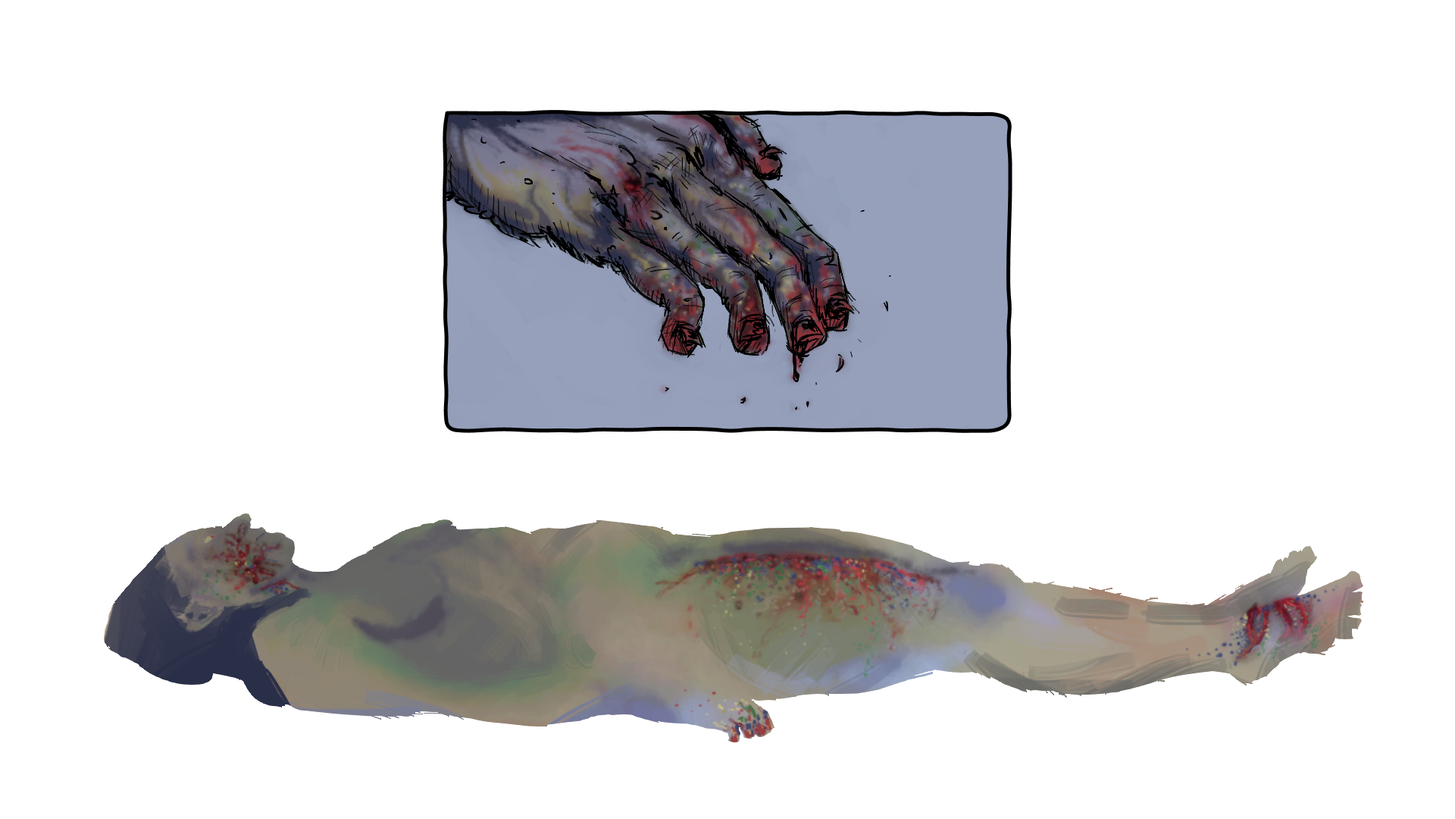
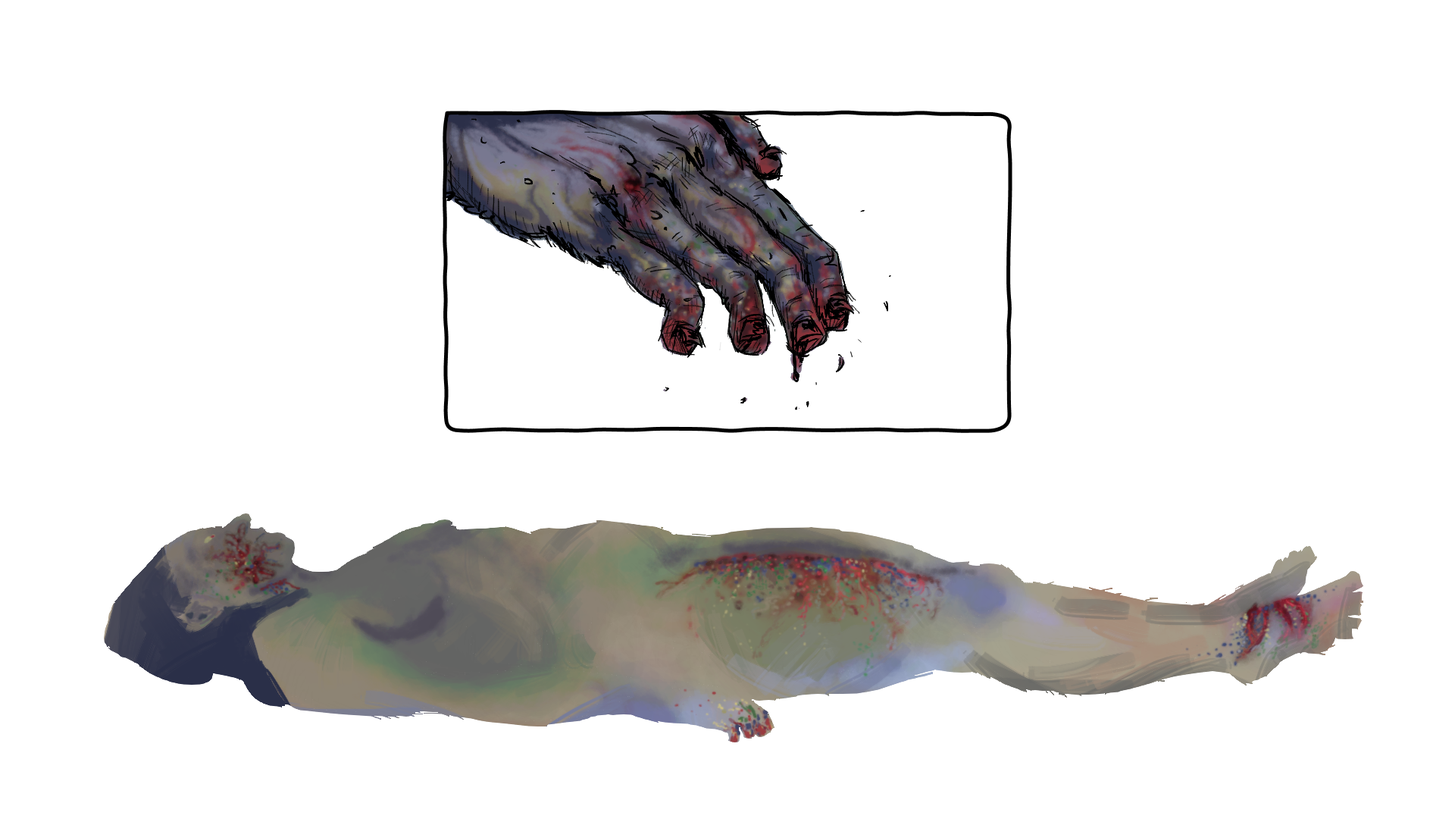
Layered file, before and after one edit (1455x819). Changes by layer:
painted on "muestra" over (446, 113, 1009, 430)
painted on "linea" over (446, 113, 1009, 430)
painted on "Capa de pintura 1" (2nd of 2) over (446, 113, 1009, 430)
